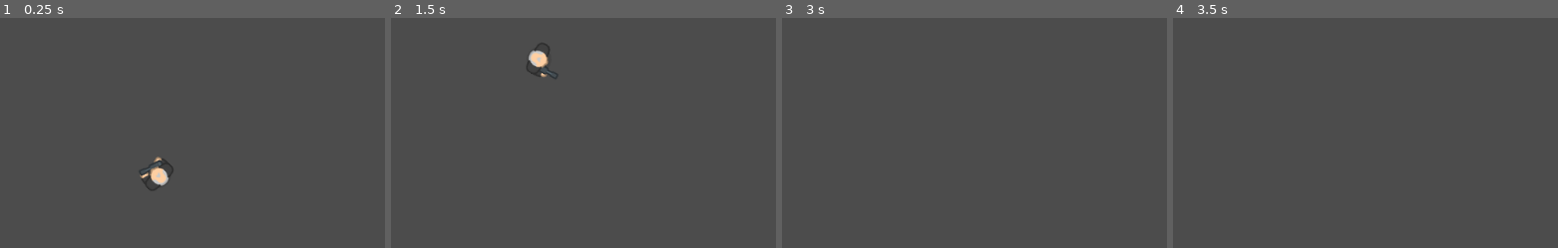
Above: before the commit, frames 1-4 (left to right).
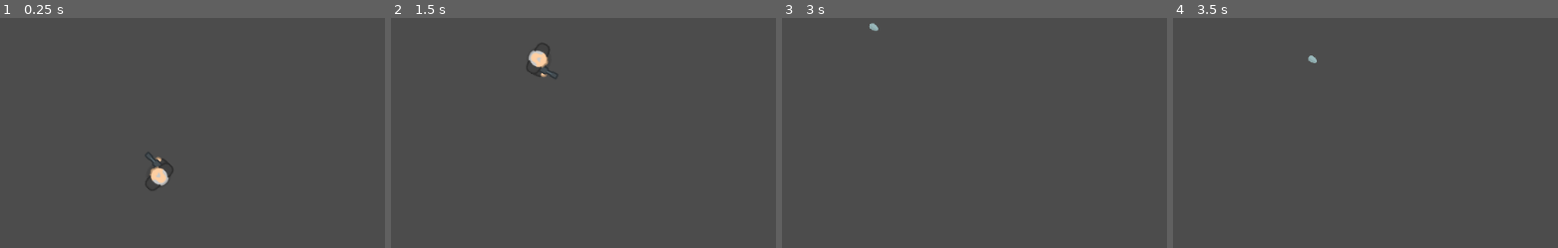
Above: after the commit, the same moments.

Repository: oscaralonsob/gdZombieSurvivors
Game: Godot game, scene res://game.tscn
The game is run twice, just before and just after one commit, with the same random seed, the same clock (stepped at 60 frames per second) and the same inputs. Before the commit the project starts from res://player/scene/Player.tscn.
Inputs (mouse positions are % of the whole screen's width and height, from its top left):
- Up to frame 1 (0.25 s): no input
- Up to frame 2 (1.5 s): tap Enter at 0.5 s; move the mouse to (46, 70) at 0.52 s; hold Up (ui_up) from 0.53 s (still down); move the mouse to (82, 65) at 1.27 s
- Up to frame 3 (3 s): move the mouse to (20, 35) at 2.02 s; release Up (ui_up) at 2.03 s; hold Left (ui_left) from 2.03 s (still down); tap Space at 2.75 s; move the mouse to (56, 50) at 2.77 s
- Up to frame 4 (3.5 s): keep holding Left (ui_left)
The pictures show only the part of the screen within x 0-50%, y 0-50%; the shares and areas given below are measured in that part.

The runs differ from the first frame. In frame 1, 0.1% of the frame differs, in the area x 36-42%, y 58-72%; in frame 2, nothing differs; in frame 3, less than 0.1%; in frame 4, less than 0.1%.

Commit message:
feat: shooting bullets now

Diff:
--- /dev/null
+++ b/godot/bullet/scene/Bullet.gd
@@ -0,0 +1,16 @@
+extends KinematicBody2D
+
+
+const SPEED = 300
+
+
+func _ready() -> void:
+	scale = Vector2(0.5, 0.5)
+
+
+func _physics_process(_delta: float) -> void:
+	_process_movement(_delta)
+
+
+func _process_movement(delta: float) -> void:
+	var collision_info = move_and_collide(global_transform.x * SPEED * delta)
--- /dev/null
+++ b/godot/bullet/script/Bullet.tscn
@@ -0,0 +1,18 @@
+[gd_scene load_steps=4 format=2]
+
+[ext_resource path="res://bullet/asset/bullet.png" type="Texture" id=1]
+[ext_resource path="res://bullet/scene/Bullet.gd" type="Script" id=2]
+
+[sub_resource type="CapsuleShape2D" id=1]
+radius = 9.0
+height = 6.0
+
+[node name="Bullet" type="KinematicBody2D"]
+script = ExtResource( 2 )
+
+[node name="Sprite" type="Sprite" parent="."]
+texture = ExtResource( 1 )
+
+[node name="CollisionShape2D" type="CollisionShape2D" parent="."]
+rotation = 1.5708
+shape = SubResource( 1 )
--- /dev/null
+++ b/godot/game.tscn
@@ -0,0 +1,9 @@
+[gd_scene load_steps=3 format=2]
+
+[ext_resource path="res://bullet/script/Bullet.tscn" type="PackedScene" id=1]
+[ext_resource path="res://player/scene/Player.tscn" type="PackedScene" id=2]
+
+[node name="Node2D" type="Node2D"]
+
+[node name="Player" parent="." instance=ExtResource( 2 )]
+bullet_scene = ExtResource( 1 )
--- a/godot/player/scene/Player.tscn
+++ b/godot/player/scene/Player.tscn
@@ -1,20 +1,20 @@
 [gd_scene load_steps=6 format=2]
 
-[ext_resource path="res://player/assets/manOld.png" type="Texture" id=1]
-[ext_resource path="res://player/assets/Oldman_iddle.png" type="Texture" id=2]
+[ext_resource path="res://player/asset/manOld.png" type="Texture" id=1]
+[ext_resource path="res://player/asset/Oldman_iddle.png" type="Texture" id=2]
 [ext_resource path="res://player/script/PlayerMovementController.gd" type="Script" id=3]
 
 [sub_resource type="SpriteFrames" id=1]
 animations = [ {
+"frames": [ ExtResource( 1 ) ],
+"loop": true,
+"name": "Walk",
+"speed": 5.0
+}, {
 "frames": [ ExtResource( 2 ), ExtResource( 1 ) ],
 "loop": true,
 "name": "Idle",
 "speed": 2.0
-}, {
-"frames": [ ExtResource( 1 ) ],
-"loop": true,
-"name": "Walk",
-"speed": 5.0
 } ]
 
 [sub_resource type="CapsuleShape2D" id=2]
@@ -27,7 +27,12 @@
 [node name="AnimatedSprite" type="AnimatedSprite" parent="."]
 frames = SubResource( 1 )
 animation = "Idle"
+frame = 1
+playing = true
 
 [node name="CollisionShape2D" type="CollisionShape2D" parent="."]
 position = Vector2( -10, 0 )
 shape = SubResource( 2 )
+
+[node name="GunPosition" type="Position2D" parent="."]
+position = Vector2( 26.4584, 10.0794 )
--- a/godot/player/script/PlayerMovementController.gd
+++ b/godot/player/script/PlayerMovementController.gd
@@ -4,7 +4,11 @@
 const SPEED = 150
 
 
-onready var _animated_sprite = $AnimatedSprite
+export(PackedScene) var bullet_scene
+
+
+onready var _gun_position: Position2D = $GunPosition
+onready var _animated_sprite: AnimatedSprite = $AnimatedSprite
 
 
 func _unhandled_input(event) -> void:
@@ -47,4 +51,7 @@
 
 
 func _shoot() -> void:
-	print("I'm shooting")
+	var bullet: KinematicBody2D = bullet_scene.instance()
+	get_parent().add_child(bullet)
+	bullet.global_rotation = _gun_position.global_rotation
+	bullet.global_position = _gun_position.global_position
--- a/godot/project.godot
+++ b/godot/project.godot
@@ -11,7 +11,7 @@
 [application]
 
 config/name="Godot"
-run/main_scene="res://player/scene/Player.tscn"
+run/main_scene="res://game.tscn"
 config/icon="res://icon.png"
 
 [input]
Binary file added: godot/bullet/asset/bullet.png
Not shown, changed: godot/bullet/asset/bullet.png.import
Renamed: godot/player/assets/Oldman_iddle.png -> godot/player/asset/Oldman_iddle.png
Not shown, changed: godot/player/asset/Oldman_iddle.png.import
Renamed: godot/player/assets/manOld.png -> godot/player/asset/manOld.png
Not shown, changed: godot/player/asset/manOld.png.import
Renamed: godot/player/assets/manOld_gun.png -> godot/player/asset/manOld_gun.png
Not shown, added: godot/player/asset/manOld_gun.png.import
Renamed: godot/player/assets/manOld_hold.png -> godot/player/asset/manOld_hold.png
Not shown, changed: godot/player/asset/manOld_hold.png.import
Renamed: godot/player/assets/manOld_reload.png -> godot/player/asset/manOld_reload.png
Not shown, changed: godot/player/asset/manOld_reload.png.import
(and 4 more such lines)
